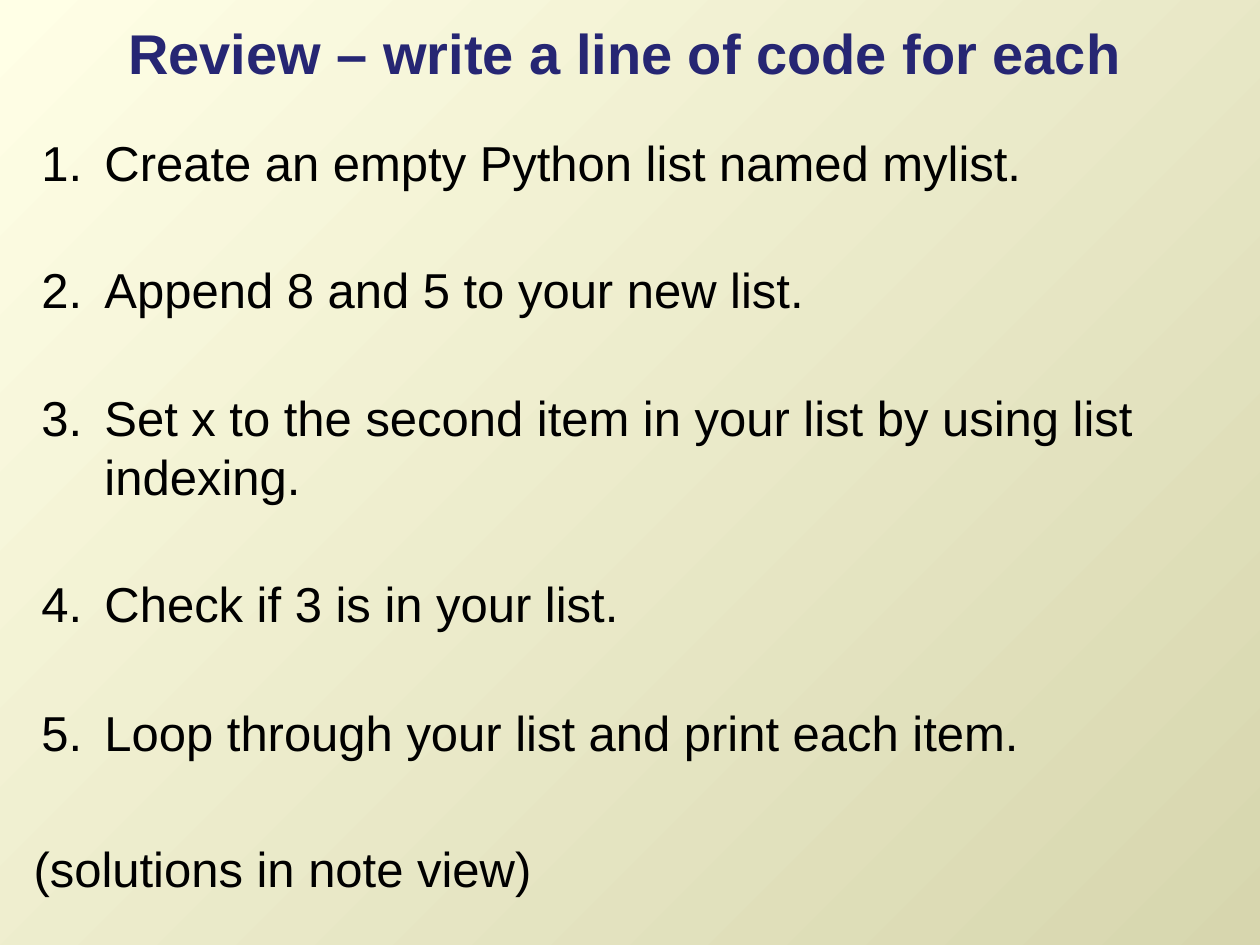
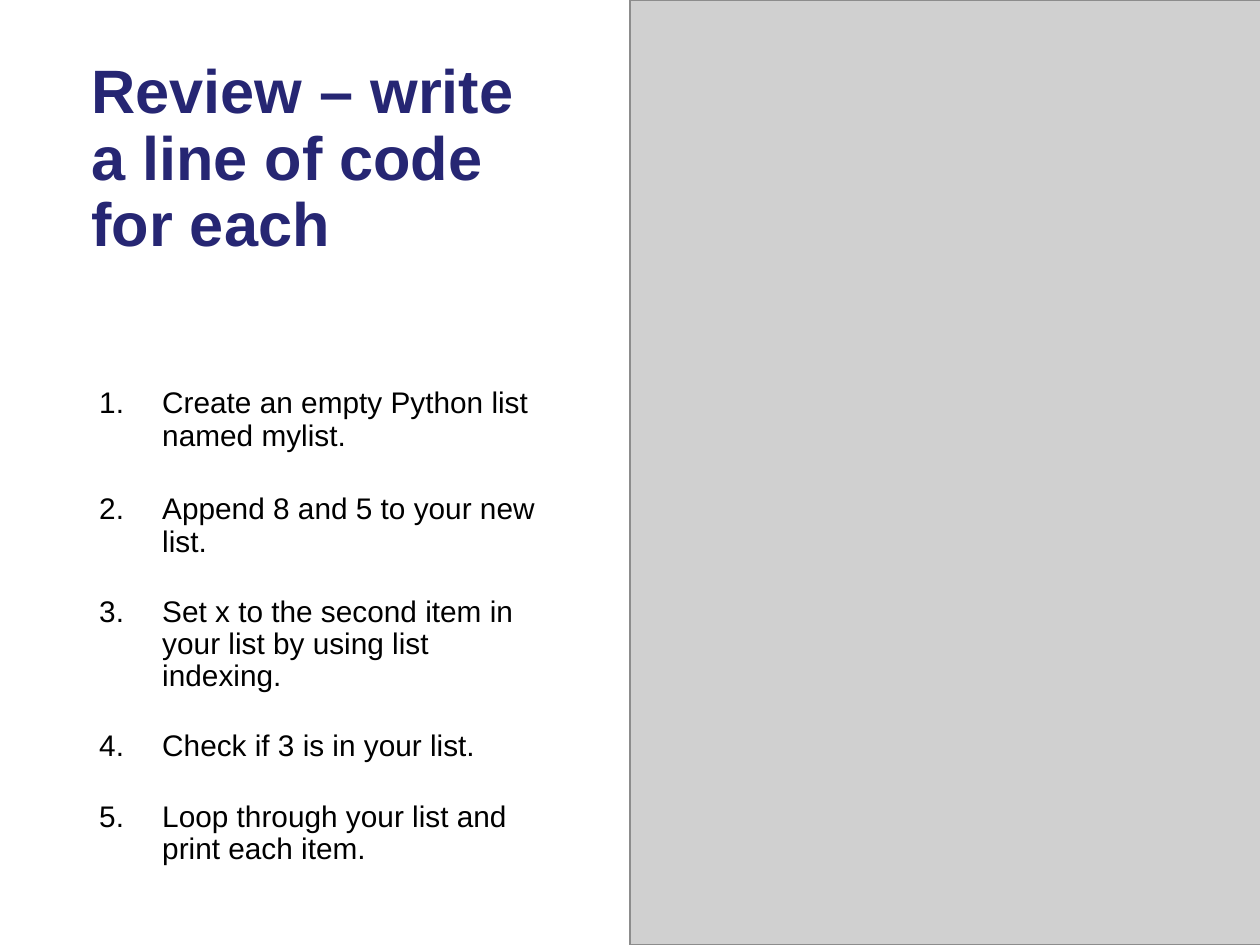
Before and after one commit to lgtateos/gis540, a slide deck: slide 2 of slides/dictionaries.pptx. Drawn at 1260x945 pixels with LibreOffice and Linux fonts; fonts in the diff are those of the drawing; grey boxes stand for pictures. Boxes give left, top, right and bottom in pixels: in the first picture for what was removed or moved away, otherwise in the second. Text is boxed around its words. In the diff, an @@ line names an element or a change of style, - is before the commit and + after.

```diff
--- a/slides/dictionaries.pptx
+++ b/slides/dictionaries.pptx
@@ background gradient #FFFFE6 to #D7D6AE to #FFFFFF @@
@@ rectangle added at (x1=0, y1=0, x2=881, y2=315), fill #FFFFFF @@
@@ picture added at (x1=630, y1=0, x2=1260, y2=945) @@
@@ title "Review – write a line ..." moved from (x1=128, y1=33, x2=1121, y2=75) to (x1=91, y1=68, x2=514, y2=247) @@
@@ title "Review – write a line ..." at (x1=91, y1=68, x2=514, y2=247): size 32 to 35 pt; line spacing 1 to 0.9 @@
@@ text "Create an empty Python list ..." moved from (x1=34, y1=145, x2=1133, y2=897) to (x1=162, y1=391, x2=535, y2=864) @@
@@ text "Create an empty Python list ..." at (x1=162, y1=391, x2=535, y2=864): size 28 to 17 pt; line spacing 1 to 0.9; less space between paragraphs; vertical alignment top to middle @@
@@ text at (x1=34, y1=851, x2=531, y2=897): paragraph removed @@
-(solutions in note view)
```
Also in this commit, not shown: 28 other slides changed, 4 slides added, 1 slide removed.
